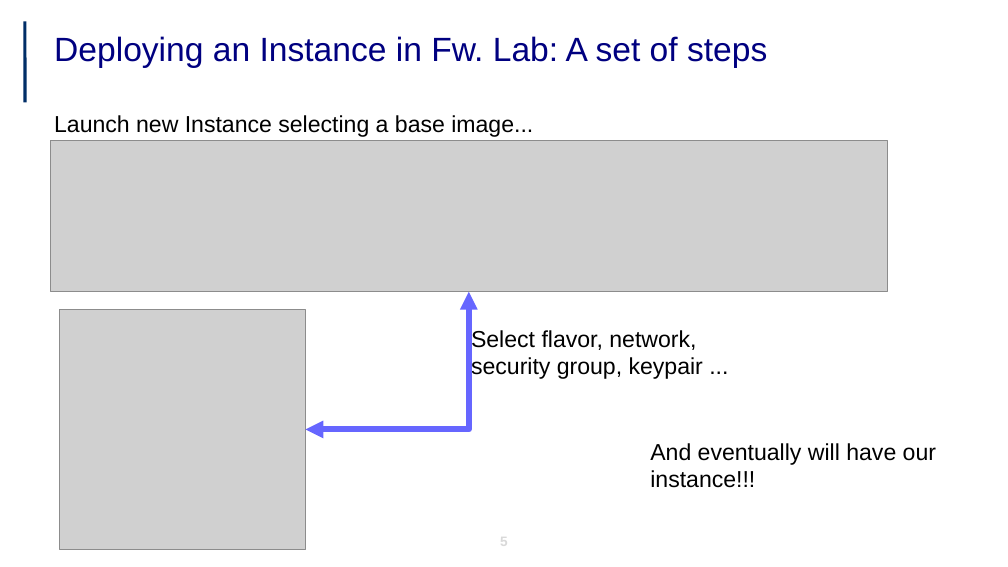
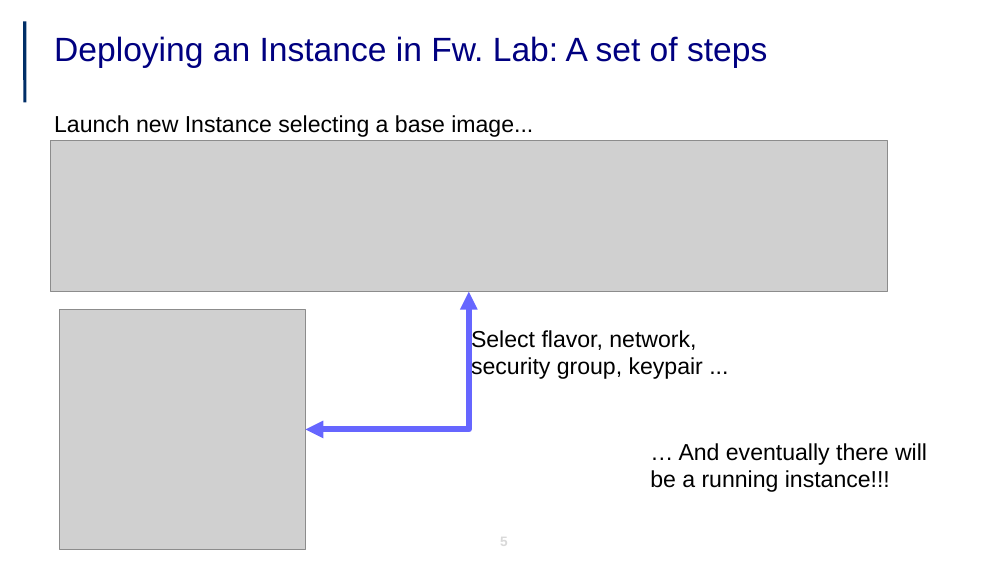
Before and after one commit to jicarretero/SummitMalaga2017, a slide deck: slide 5 of FiwareImageHandling.odp. Drawn at 1008x567 pixels with LibreOffice and Linux fonts; fonts in the diff are those of the drawing; grey boxes stand for pictures; background and template pictures are left out. Boxes give left, top, right and bottom in pixels: in the first picture for what was removed or moved away, otherwise in the second. Text is boxed around its words. In the diff, an @@ line names an element or a change of style, - is before the commit and + after.

```diff
--- a/FiwareImageHandling.odp
+++ b/FiwareImageHandling.odp
@@ text at (650,443,927,492): text changed @@
-And eventually will have our instance!!!
+… And eventually there will be a running instance!!!
```
Also in this commit, not shown: 2 other slides changed, 2 other files.
